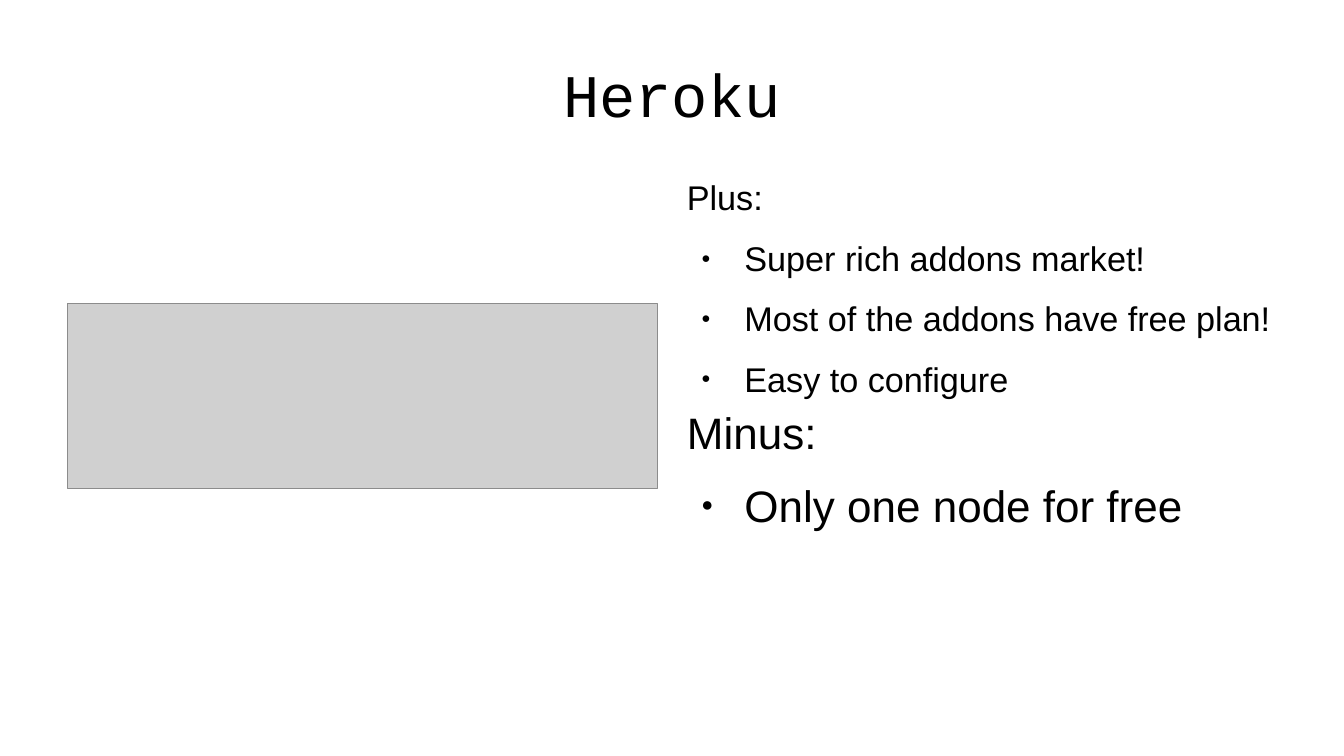
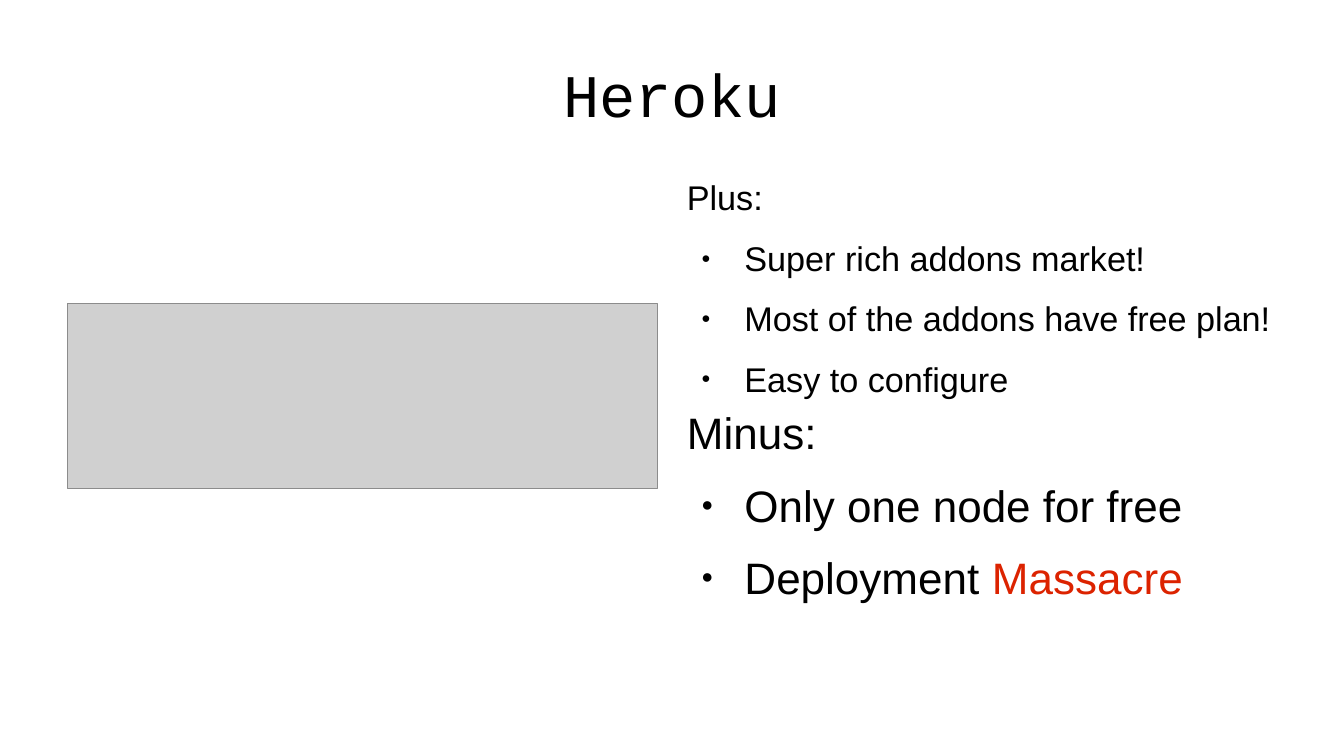
Before and after one commit to emgiezet/meetphp-8, a slide deck: slide 28 of presentation/presentation.odp (slide 27 before the commit). Drawn at 1344x756 pixels with LibreOffice and Linux fonts; fonts in the diff are those of the drawing; grey boxes stand for pictures; background and template pictures are left out. Boxes give left, top, right and bottom in pixels: in the first picture for what was removed or moved away, otherwise in the second. Text is boxed around its words. In the diff, an @@ line names an element or a change of style, - is before the commit and + after.

```diff
--- a/presentation/presentation.odp
+++ b/presentation/presentation.odp
@@ text at [744,562,1183,602]: paragraph added @@
+● Deployment Massacre
```
Also in this commit, not shown: 5 other slides changed, 4 slides added, 3 slides removed, 4 other files.
